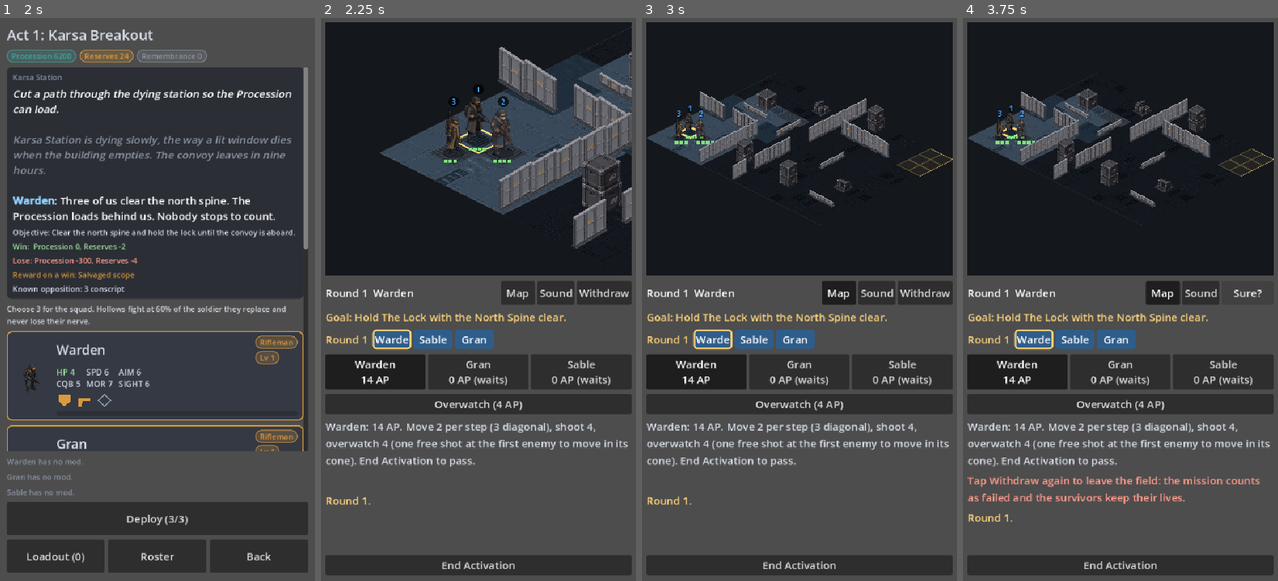
Above: before the commit, frames 1-4 (left to right).
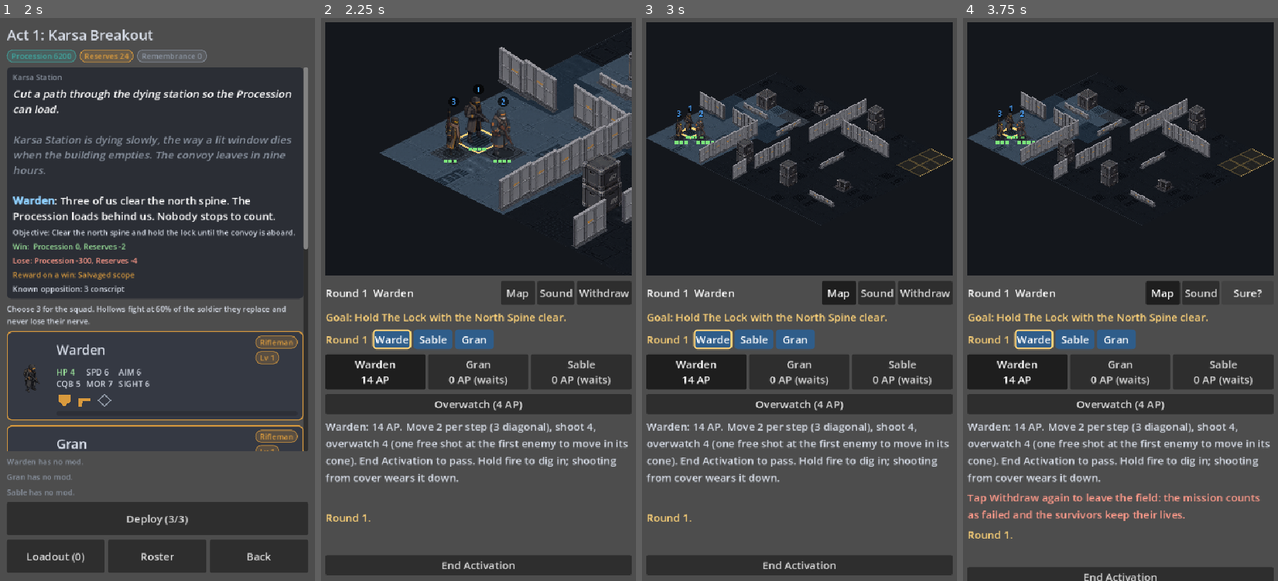
Above: after the commit, the same moments.

Repository: kavemankai/RetreatGame-Initiative
Game: Godot game, scene res://view/campaign.tscn
The game is run twice, just before and just after one commit, with the same random seed, the same clock (stepped at 60 frames per second) and the same inputs.
Inputs:
- Up to frame 1 (2 s): click "New campaign" at 0.5 s; click "Brief" at 1.25 s
- Up to frame 2 (2.25 s): click "Deploy (3/3)" at 2 s
- Up to frame 3 (3 s): click "Map" at 2.75 s
- Up to frame 4 (3.75 s): click "Withdraw" at 3.5 s

Frame 1 is identical in both runs. In frame 2, 0.8% of the frame differs, in the area x 1-94%, y 77-90%; in frame 3, 0.8%; in frame 4, 5.4%, in the area x 1-99%, y 77-100%.

Commit message:
feat: dug in and exposed cover (holding fire builds it, shooting wears it down, moving resets it)

Diff:
--- a/retreat-sim/game/action_resolver.gd
+++ b/retreat-sim/game/action_resolver.gd
@@ -130,6 +130,8 @@
 			break
 		var old := u.pos
 		u.pos = dest
+		u.counters["cover_shift"] = 0  # a new tile: nothing dug in yet
+		u.counters["shot_since"] = 0
 		_spend(cs, u, res, cost)
 		u.bump("steps_moved")
 		_emit(cs, res, [{"type": "move", "tick": cs.next_tick(), "unit": u.id, "from": old, "to": dest}])
@@ -145,6 +147,7 @@
 	_spend(cs, u, res, int(pv["cost"]))
 	var events := ShotResolver.fire(cs.sim, u, a.target_id, cs.round_no, cs.next_tick(), not cs.fired.has(u.id))
 	cs.fired[u.id] = true
+	u.counters["shot_since"] = 1
 	for e: Dictionary in events:
 		_apply_outcome(cs, e)
 	_emit(cs, res, events)
@@ -204,6 +207,7 @@
 		var events := ShotResolver.fire(cs.sim, d, mover.id, cs.round_no, cs.next_tick(), not cs.fired.has(d.id), true)
 		(events[0] as Dictionary)["reaction"] = true
 		cs.fired[d.id] = true
+		d.counters["shot_since"] = 1
 		for e: Dictionary in events:
 			_apply_outcome(cs, e)
 		_emit(cs, res, events)
--- a/retreat-sim/game/activation_scheduler.gd
+++ b/retreat-sim/game/activation_scheduler.gd
@@ -75,6 +75,7 @@
 static func _activate(cs: CombatState, u: SimUnit) -> void:
 	cs.active_id = u.id
 	cs.activations[u.id] = int(cs.activations.get(u.id, 0)) + 1
+	_settle_cover(u)
 	cs.ap[u.id] = cs.config.pool_for(u)
 	cs.suppressed.erase(u.id)
 	cs.broken.erase(u.id)
@@ -82,6 +83,16 @@
 	cs.fired.erase(u.id)
 	cs.phase = CombatState.Phase.AWAIT_COMMAND
 	cs.record([{"type": "activate", "tick": cs.next_tick(), "unit": u.id, "round": cs.round_no, "ap": cs.ap[u.id]}])
+
+
+## Dug in or exposed: at the start of an activation after the first, a unit that shot since its last one loses
+## some cover and one that held its fire gains some (within SimConst.COVER_SHIFT_MAX). Moving already reset it.
+static func _settle_cover(u: SimUnit) -> void:
+	if u.counters.has("turns_taken"):
+		var step := -SimConst.COVER_SHIFT_STEP if int(u.counters.get("shot_since", 0)) > 0 else SimConst.COVER_SHIFT_STEP
+		u.counters["cover_shift"] = clampi(u.cover_shift() + step, -SimConst.COVER_SHIFT_MAX, SimConst.COVER_SHIFT_MAX)
+	u.counters["shot_since"] = 0
+	u.counters["turns_taken"] = 1
 
 
 ## Round-end bookkeeping. Returns true if that ended the encounter.
--- a/retreat-sim/sim/sim_ai.gd
+++ b/retreat-sim/sim/sim_ai.gd
@@ -228,7 +228,7 @@
 		var shots := u.burst_count()
 		var chance := u.hit_chance_at(d)
 		if not u.ignores_half_cover() and SimLos.is_covered(view.grid, tile, e.pos):
-			chance = maxi(SimConst.HIT_MIN, chance - SimConst.COVER_HIT_PENALTY)
+			chance = maxi(SimConst.HIT_MIN, chance - maxi(0, SimConst.COVER_HIT_PENALTY + e.cover_shift()))
 		if shots > 1:
 			chance = maxi(SimConst.HIT_MIN, chance - SimConst.BURST_ACCURACY_PENALTY)
 		var eff := mini(dmg * shots, hp_left)
--- a/retreat-sim/sim/sim_const.gd
+++ b/retreat-sim/sim/sim_const.gd
@@ -18,6 +18,11 @@
 ## Gear traits.
 ## A target behind half cover is harder to hit, not untouchable: its shooters lose this many percent.
 const COVER_HIT_PENALTY := 30
+## Dug in / exposed (activation engine): a unit that did not shoot since its last activation gains this much
+## cover at the start of its next one, one that shot loses it, and stepping to a new tile resets it. The shift
+## is kept within +/- COVER_SHIFT_MAX, so cover is worth 10 to 50 points of hit chance.
+const COVER_SHIFT_STEP := 10
+const COVER_SHIFT_MAX := 20
 const BRACING_HIT_BONUS := 5
 const BRACING_MORALE_BONUS := 1  # on top of MORALE_COVER_BONUS
 const OPENER_HIT_BONUS := 15
--- a/retreat-sim/sim/sim_resolver.gd
+++ b/retreat-sim/sim/sim_resolver.gd
@@ -29,8 +29,10 @@
 		return {"result": "invalid", "reason": "no_los"}
 	var in_cover := not shooter.ignores_half_cover() and SimLos.is_covered(grid, from, target.pos)
 	var chance := shooter.hit_chance_at(dist)
+	var cover_penalty := 0
 	if in_cover:
-		chance = maxi(SimConst.HIT_MIN, chance - SimConst.COVER_HIT_PENALTY)
+		cover_penalty = maxi(0, SimConst.COVER_HIT_PENALTY + target.cover_shift())
+		chance = maxi(SimConst.HIT_MIN, chance - cover_penalty)
 	if shooter.gear_trait == "bracing" and grid.has_cover_nearby(from):
 		chance = mini(SimConst.HIT_MAX, chance + SimConst.BRACING_HIT_BONUS)
 	if opener_ready and shooter.gear_trait == "opener":
@@ -38,6 +40,7 @@
 	var out := {"result": "hit", "damage": shooter.damage_at(dist), "chance": chance}
 	if in_cover:
 		out["cover"] = true
+		out["cover_penalty"] = cover_penalty
 	if shooter.burst_count() > 1 and not single:
 		out["burst"] = shooter.burst_count()
 		out["chance"] = maxi(SimConst.HIT_MIN, chance - SimConst.BURST_ACCURACY_PENALTY)
--- a/retreat-sim/sim/sim_unit.gd
+++ b/retreat-sim/sim/sim_unit.gd
@@ -113,6 +113,11 @@
 	return SimConst.COST_ORTHO
 
 
+## How dug in the unit is (see SimConst.COVER_SHIFT_STEP): added to the cover penalty on shots at it.
+func cover_shift() -> int:
+	return int(counters.get("cover_shift", 0))
+
+
 ## A beam ignores half cover (a full wall still blocks it).
 func ignores_half_cover() -> bool:
 	return weapon_trait == "beam"
--- a/retreat-sim/tests/run_tests.gd
+++ b/retreat-sim/tests/run_tests.gd
@@ -39,6 +39,7 @@
 	preload("res://tests/test_overworld.gd"),
 	preload("res://tests/test_prep_and_report.gd"),
 	preload("res://tests/test_end_to_end.gd"),
+	preload("res://tests/test_dug_in.gd"),
 	preload("res://tests/test_sound.gd"),
 	preload("res://tests/test_review_fixes.gd"),
 ]
--- /dev/null
+++ b/retreat-sim/tests/test_dug_in.gd
@@ -0,0 +1,96 @@
+extends TestBase
+## Dug in and exposed: a unit that holds fire gains cover at the start of its next activation, one that shot
+## loses some, a step to a new tile resets it, and the shift changes the real hit chance and survives a save.
+
+const STEP := SimConst.COVER_SHIFT_STEP
+const CAP := SimConst.COVER_SHIFT_MAX
+
+
+## Shooter 1 (team 0) at (5,1); target 200 (team 1, acts first) at (8,1) with a half wall on its near side.
+func scene() -> CombatState:
+	var s := make_state(16, 12)
+	s.seed = 3
+	s.grid.set_edge(Vector2i(7, 1), Vector2i(8, 1), SimConst.EDGE_HALF)
+	add_unit(s, 1, 0, Vector2i(5, 1), 50, 5, 5)
+	add_unit(s, 200, 1, Vector2i(8, 1), 50, 7, 5)
+	var cs := CombatState.create(s)
+	ActivationScheduler.start(cs)
+	return cs
+
+
+## Plays the other unit's activation and any pending ones until `id` is active (ending turns without acting).
+func until_active(cs: CombatState, id: int) -> void:
+	var guard := 0
+	while cs.active_id != id and guard < 10:
+		ActionResolver.submit(cs, CombatAction.end_turn(cs.active_id))
+		guard += 1
+
+
+func shift(cs: CombatState, id: int) -> int:
+	return (cs.sim.units[id] as SimUnit).cover_shift()
+
+
+func test_holding_fire_digs_in_up_to_the_cap() -> void:
+	var cs := scene()
+	var seen: Array[int] = []
+	for i in 5:
+		until_active(cs, 200)
+		seen.append(shift(cs, 200))
+		ActionResolver.submit(cs, CombatAction.end_turn(200))
+	check(seen == [0, STEP, 2 * STEP, CAP, CAP], "no shift on the first activation, then +%d each time up to +%d (%s)" % [STEP, CAP, seen])
+
+
+func test_shooting_wears_cover_down_to_the_floor() -> void:
+	var cs := scene()
+	var seen: Array[int] = []
+	for i in 5:
+		until_active(cs, 200)
+		seen.append(shift(cs, 200))
+		var r := ActionResolver.submit(cs, CombatAction.shoot(200, 1))
+		check(r.success, "the shot is legal (%s)" % [r.reason])
+		ActionResolver.submit(cs, CombatAction.end_turn(200))
+	check(seen == [0, -STEP, -2 * STEP, -CAP, -CAP], "each shot costs %d cover at the next activation, down to -%d (%s)" % [STEP, CAP, seen])
+
+
+func test_a_step_to_a_new_tile_resets_it() -> void:
+	var cs := scene()
+	for i in 3:
+		until_active(cs, 200)
+		ActionResolver.submit(cs, CombatAction.end_turn(200))
+	until_active(cs, 200)
+	check(shift(cs, 200) == 2 * STEP, "two quiet turns built +%d" % (2 * STEP))
+	ActionResolver.submit(cs, CombatAction.move_to(200, Vector2i(9, 1)))
+	check(shift(cs, 200) == 0, "stepping to another tile starts over")
+
+
+func test_the_shift_changes_the_shot_chance() -> void:
+	var cs := scene()
+	var shooter: SimUnit = cs.sim.units[1]
+	var target: SimUnit = cs.sim.units[200]
+	var base := SimResolver.evaluate_shot(cs.sim.grid, shooter, shooter.pos, target)
+	check(base["cover_penalty"] == SimConst.COVER_HIT_PENALTY, "neutral cover costs %d points" % SimConst.COVER_HIT_PENALTY)
+	target.counters["cover_shift"] = CAP
+	var dug := SimResolver.evaluate_shot(cs.sim.grid, shooter, shooter.pos, target)
+	target.counters["cover_shift"] = -CAP
+	var exposed := SimResolver.evaluate_shot(cs.sim.grid, shooter, shooter.pos, target)
+	check(int(dug["chance"]) < int(base["chance"]) and int(base["chance"]) < int(exposed["chance"]), "dug in is hardest to hit, exposed easiest (%d < %d < %d)" % [dug["chance"], base["chance"], exposed["chance"]])
+	check(dug["cover_penalty"] == SimConst.COVER_HIT_PENALTY + CAP and exposed["cover_penalty"] == SimConst.COVER_HIT_PENALTY - CAP, "the preview reports the real penalty")
+	check(UiModel.shot_notes(dug).contains("-%d%%" % (SimConst.COVER_HIT_PENALTY + CAP)), "and the shot note says so")
+
+
+func test_the_shift_survives_a_save() -> void:
+	var cs := scene()
+	for i in 3:
+		until_active(cs, 200)
+		ActionResolver.submit(cs, CombatAction.end_turn(200))
+	var again := CombatSave.from_dict(JSON.parse_string(JSON.stringify(CombatSave.to_dict(cs))), cs.sim.grid, null)
+	check(again != null and (again.sim.units[200] as SimUnit).cover_shift() == shift(cs, 200) and shift(cs, 200) > 0, "a dug-in unit is still dug in after a save and load")
+
+
+func test_the_hint_line_names_the_state() -> void:
+	var u := SimUnit.make(1, 0, Vector2i.ZERO, 3, 5)
+	check(UiModel.dug_in_text(u).contains("Hold fire"), "neutral: how to dig in")
+	u.counters["cover_shift"] = STEP
+	check(UiModel.dug_in_text(u).contains("Dug in") and UiModel.dug_in_text(u).contains("+%d%%" % STEP), "dug in")
+	u.counters["cover_shift"] = -STEP
+	check(UiModel.dug_in_text(u).contains("Exposed"), "exposed")
--- a/retreat-sim/view/initiative_view.gd
+++ b/retreat-sim/view/initiative_view.gd
@@ -734,7 +734,7 @@
 	if _activation:
 		if _sel < 0 or not _im.can_act(_sel):
 			return "Units act one at a time in the order shown above. Tap a tile to move or an enemy to shoot, then End Activation."
-		return "%s: %d AP. Move 2 per step (3 diagonal), shoot 4, overwatch 4 (one free shot at the first enemy to move in its cone). End Activation to pass." % [_name_of(_sel), _im.ap_of(_sel)]
+		return "%s: %d AP. Move 2 per step (3 diagonal), shoot 4, overwatch 4 (one free shot at the first enemy to move in its cone). End Activation to pass.%s" % [_name_of(_sel), _im.ap_of(_sel), UiModel.dug_in_text(_im.state.units[_sel])]
 	if _sel < 0:
 		return "Tap a merc, then a tile to move or an enemy to shoot. Waiting units get one interrupt shot at anyone who steps into their sights first."
 	return "%s: %d AP. Move 2 per step (3 diagonal), shoot 4." % [_name_of(_sel), _im.ap_of(_sel)]
--- a/retreat-sim/view/ui/ui_model.gd
+++ b/retreat-sim/view/ui/ui_model.gd
@@ -85,7 +85,7 @@
 	if preview.has("burst"):
 		parts.append("burst x%d" % int(preview["burst"]))
 	if preview.get("cover", false):
-		parts.append("target in cover: -%d%% to hit" % SimConst.COVER_HIT_PENALTY)
+		parts.append("target in cover: -%d%% to hit" % int(preview.get("cover_penalty", SimConst.COVER_HIT_PENALTY)))
 	if preview.get("area", false):
 		parts.append("blast: also hits the 8 tiles around")
 	return ", ".join(parts)
@@ -257,3 +257,14 @@
 	var tag := ("x%d " % int(pv["burst"])) if pv.has("burst") else ("blast " if pv.get("area", false) else "")
 	var cover := " COVER" if pv.get("cover", false) else ""
 	return "%s%d%%%s | %d dmg | %d AP" % [tag, pv["chance"], cover, pv["damage"], pv["cost"]]
+
+
+## How dug in a unit is, for its hint line: "" when neutral. Holding fire builds cover, shooting wears it down,
+## and a step to a new tile starts over.
+static func dug_in_text(u: SimUnit) -> String:
+	var shift := u.cover_shift()
+	if shift > 0:
+		return " Dug in: cover is worth +%d%% here. Shooting wears it down." % shift
+	if shift < 0:
+		return " Exposed: cover is worth %d%% less. Hold fire to rebuild it." % -shift
+	return " Hold fire to dig in; shooting from cover wears it down."
Not shown, added: retreat-sim/tests/test_dug_in.gd.uid
Not shown, changed: MECHANICS_SPEC.md
Not shown, changed: docs/handover.md
